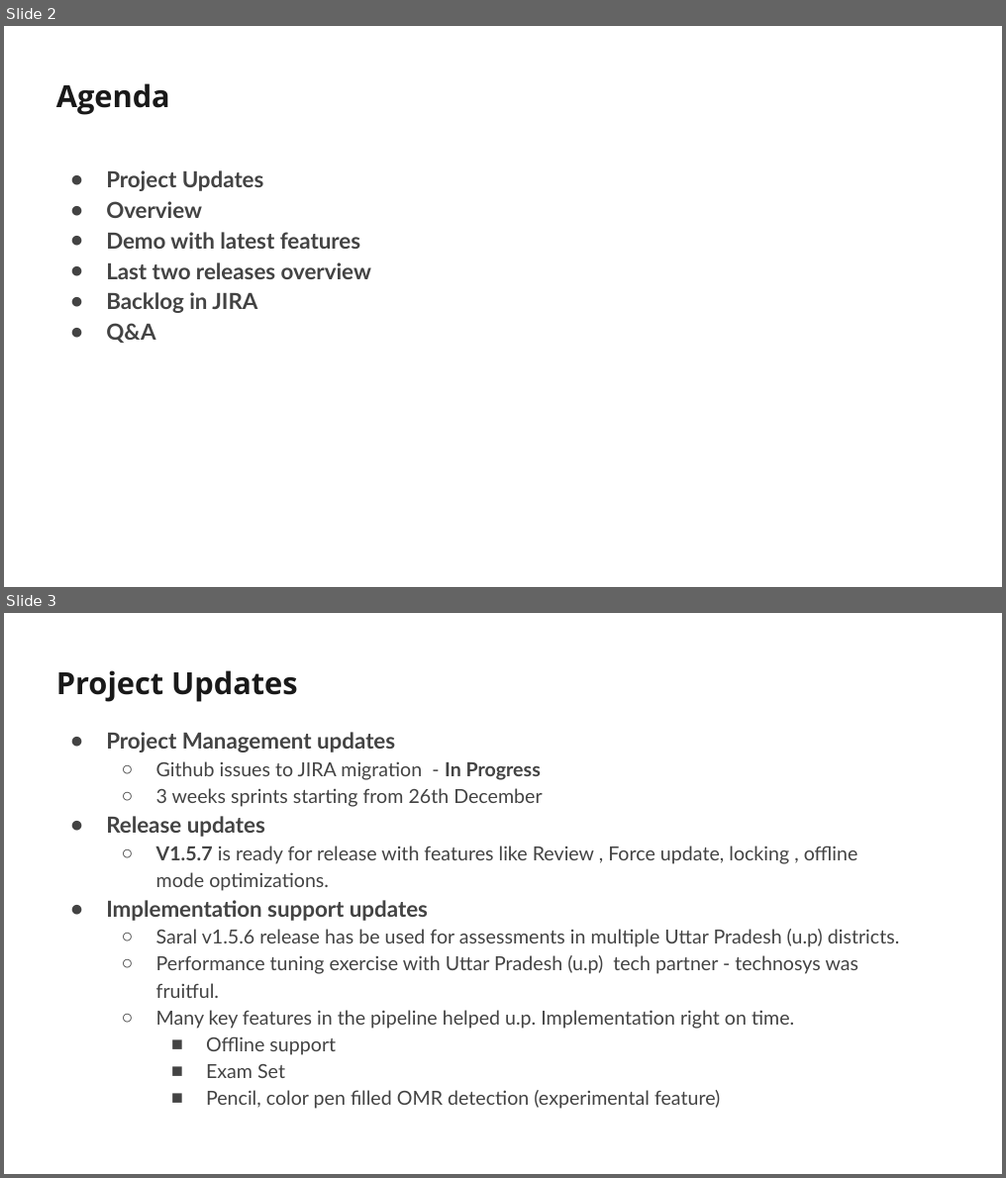
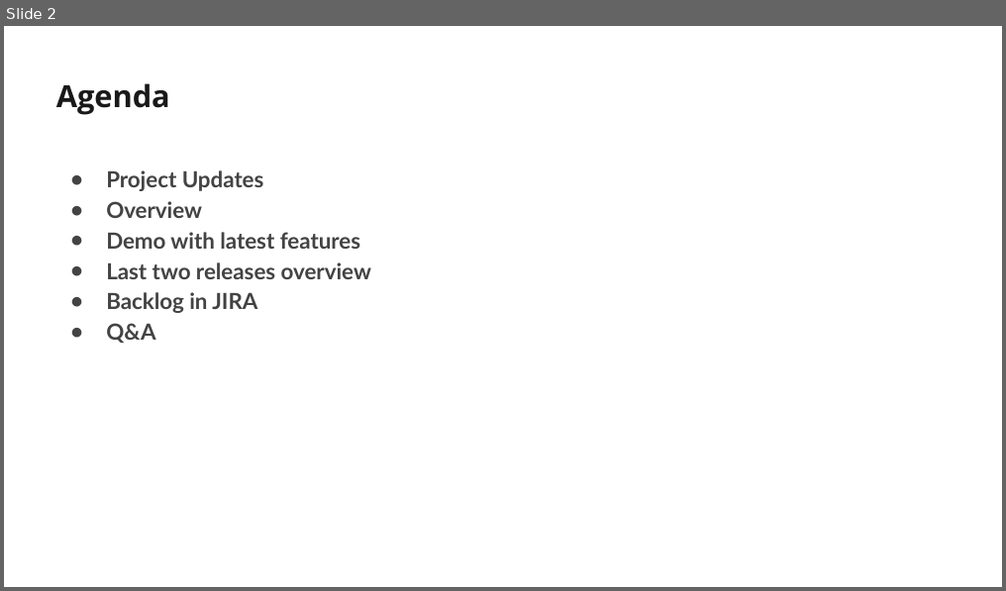
Before and after one commit to Sunbird-Saral/Project-Saral, a slide deck: docs/presentation/Sunbird Saral_Overview_Architecture_EKStep.pptx. Shown one above the other, each under a label of ours: slides 2 and 3 before the commit, slide 2 after it. The pictures are 1006x1178 and 1006x591 pixels, drawn with LibreOffice and Linux fonts; fonts in the diff are those of the drawing; background and template pictures are left out. Boxes give left, top, right and bottom in pixels: in the first picture for what was removed or moved away, otherwise in the second. Text is boxed around its words. In the diff, an @@ line names an element or a change of style, - is before the commit and + after.

Commit message:
updated presentation

```diff
--- a/docs/presentation/Sunbird Saral_Overview_Architecture_EKStep.pptx
+++ b/docs/presentation/Sunbird Saral_Overview_Architecture_EKStep.pptx
@@ slide 3 removed at <box>4,613,1002,1174</box>, background #FFFFFF @@
@@ title removed at <box>56,670,297,702</box> @@
-Project Updates
@@ text removed at <box>106,732,900,1109</box> @@
-● Project Management updates
-  ○ Github issues to JIRA migration - In Progress
-  ○ 3 weeks sprints starting from 26th December
-● Release updates
-  ○ V1.5.7 is ready for release with features like Review , Force update, locking , offline mode optimizations.
-● Implementation support updates
-  ○ Saral v1.5.6 release has be used for assessments in multiple Uttar Pradesh (u.p) districts.
-  ○ Performance tuning exercise with Uttar Pradesh (u.p) tech partner - technosys was fruitful.
-  ○ Many key features in the pipeline helped u.p. Implementation right on time.
-    ■ Offline support
-    ■ Exam Set
-    ■ Pencil, color pen filled OMR detection (experimental feature)
```
Also in this commit, not shown: 1 slide added.
